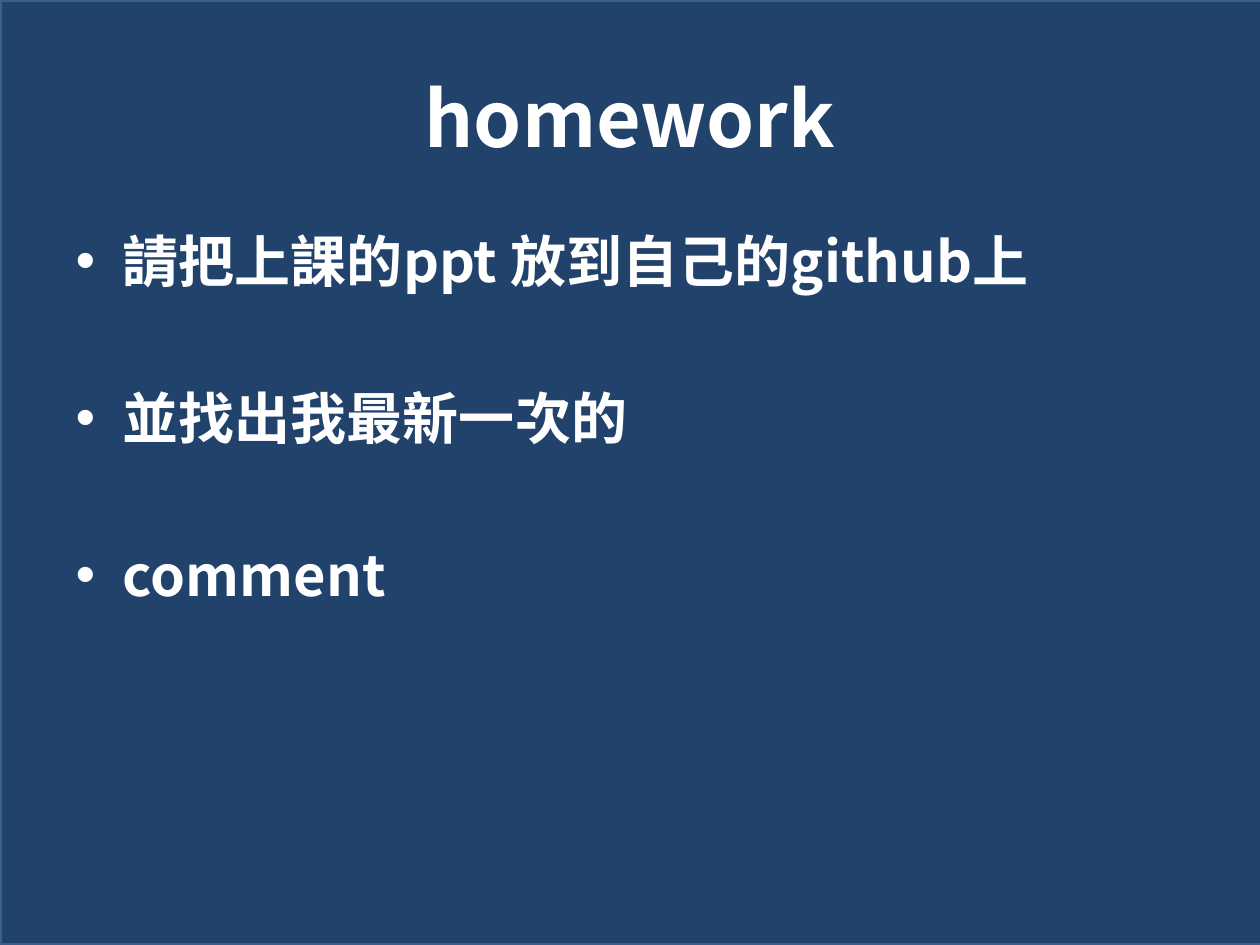
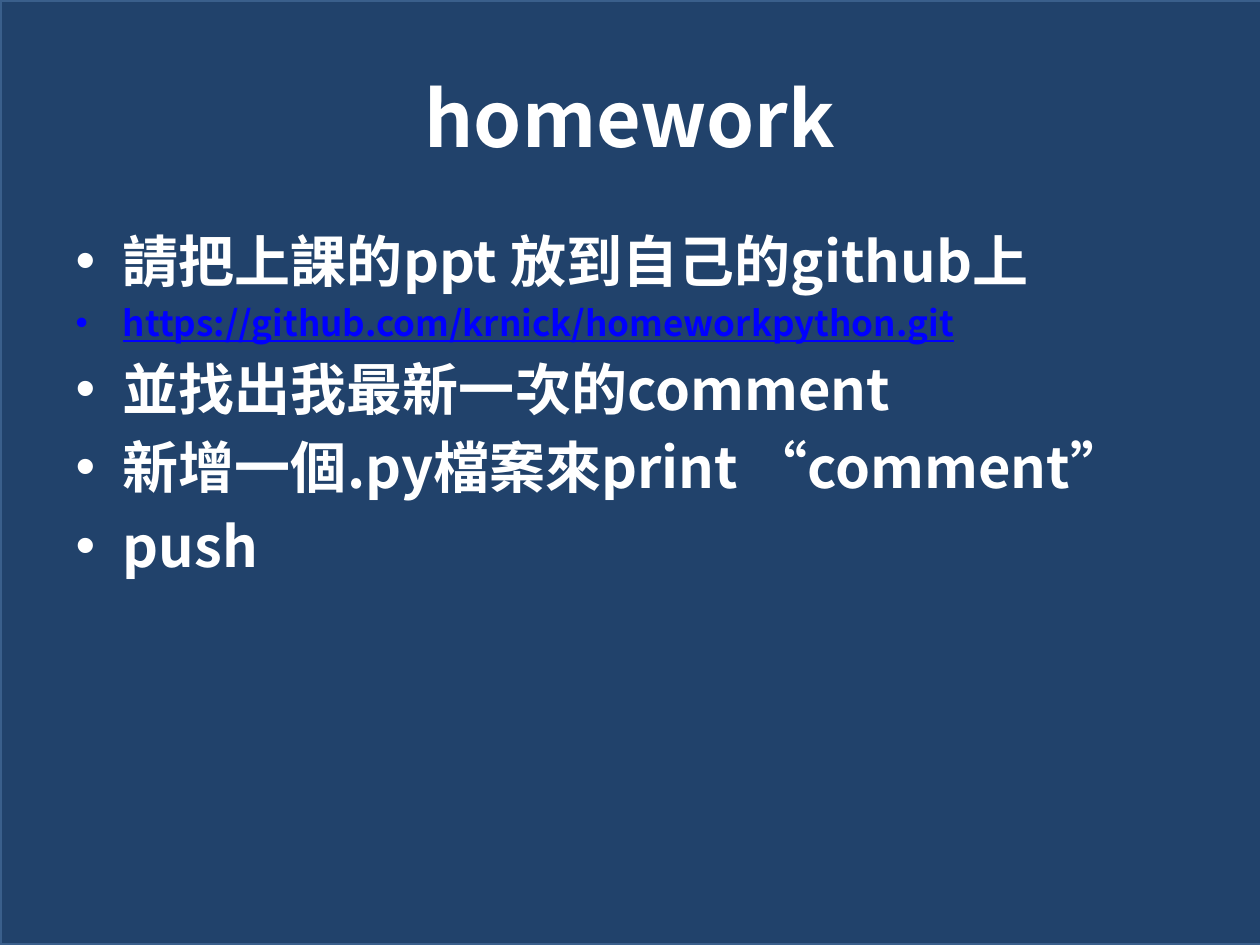
Before and after one commit to yingtonglang/tt, a slide deck: slide 17 of github.pptx. Drawn at 1260x945 pixels with LibreOffice and Linux fonts; fonts in the diff are those of the drawing; background and template pictures are left out; a plain dark background stands for a picture behind light text. Boxes give left, top, right and bottom in pixels: in the first picture for what was removed or moved away, otherwise in the second. Text is boxed around its words. In the diff, an @@ line names an element or a change of style, - is before the commit and + after.

Commit message:
python is fun

```diff
--- a/github.pptx
+++ b/github.pptx
@@ text at (x1=123, y1=307, x2=1126, y2=579): text changed; size 32 to 20 pt; text colour #FFFFFF to #0000FF @@
-• 並找出我最新一次的
-• comment
+• https://github.com/krnick/homeworkpython.git
+• 並找出我最新一次的comment
+• 新增一個.py檔案來print “comment”
+• push
```
